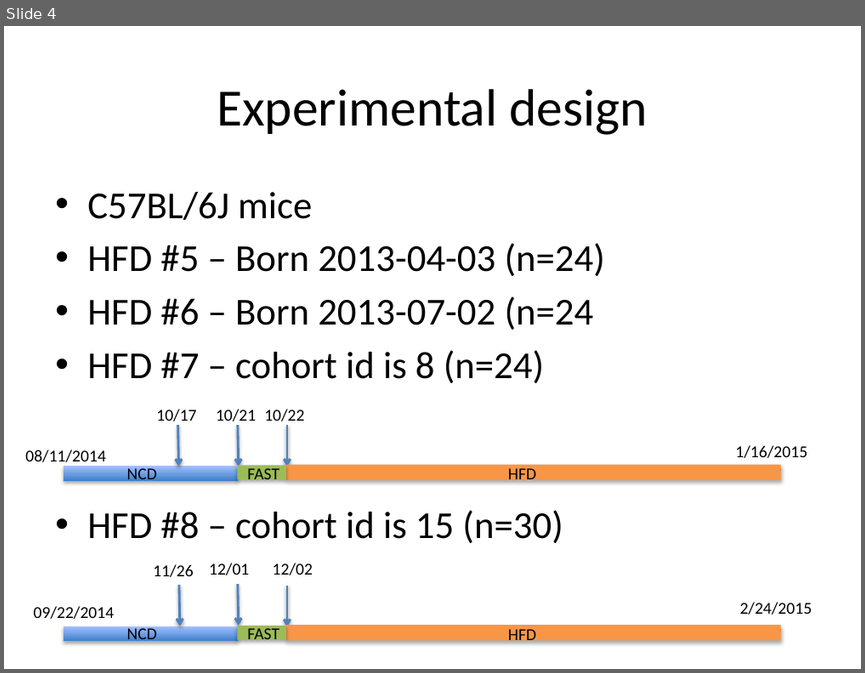
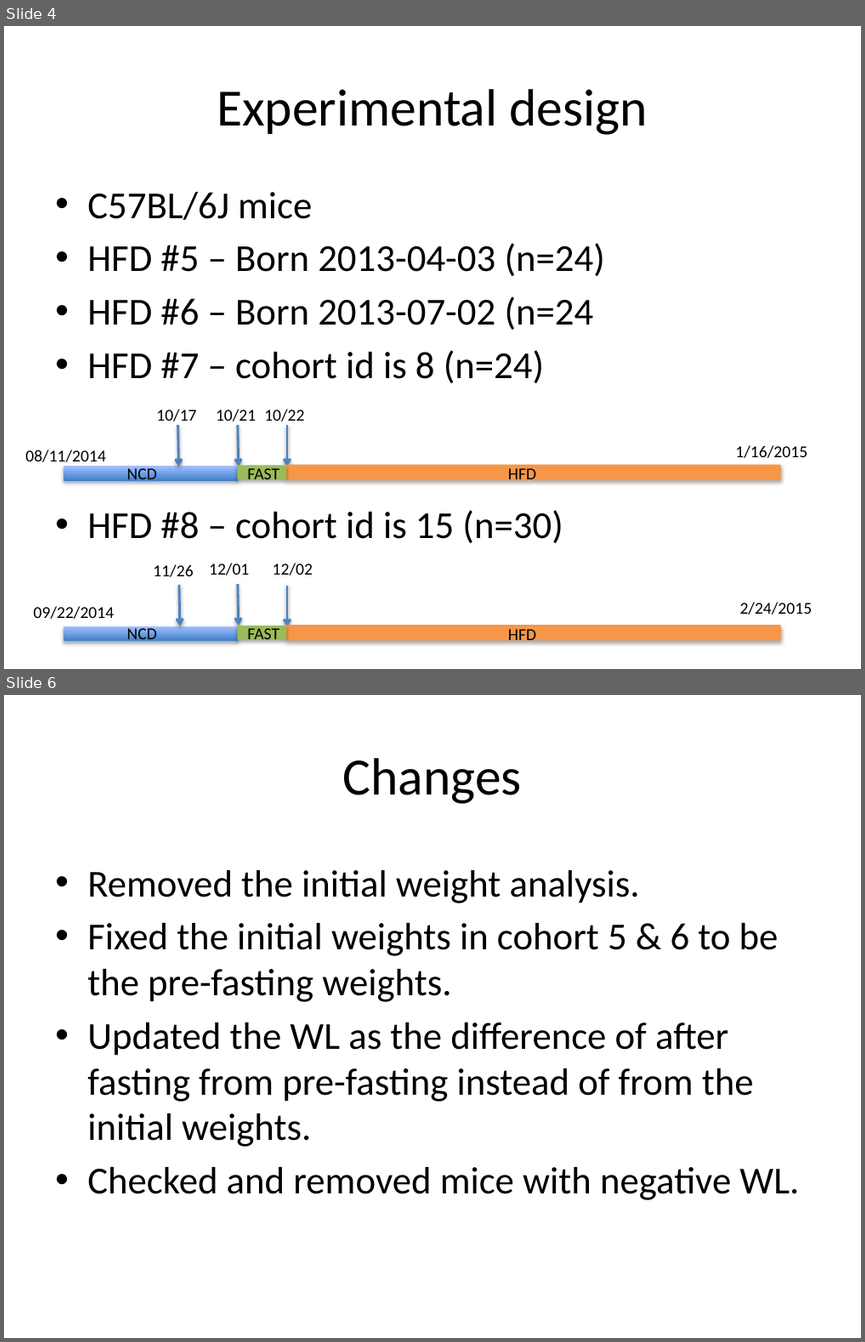
Before and after one commit to BridgesLab/PredictorsDietInducedObesity, a slide deck: ResultsSlides.pptx. Shown one above the other, each under a label of ours: slide 4 before the commit, slides 4 and 6 after it; the slides between them are not shown. The pictures are 865x673 and 865x1342 pixels, drawn with LibreOffice and Linux fonts; fonts in the diff are those of the drawing. Boxes give left, top, right and bottom in pixels: in the first picture for what was removed or moved away, otherwise in the second. Text is boxed around its words. In the diff, an @@ line names an element or a change of style, - is before the commit and + after.

Commit message:
Updated with clams analysis and no initial weight analysis

```diff
--- a/ResultsSlides.pptx
+++ b/ResultsSlides.pptx
@@ slide 6 added at (4, 695, 861, 1338), background #FFFFFF @@
@@ title added at (343, 758, 522, 804), 44 pt, text #000000 @@
+Changes
@@ text added at (87, 870, 799, 1200), 32 pt, text #000000 @@
+• Removed the initial weight analysis.
+• Fixed the initial weights in cohort 5 & 6 to be the pre-fasting weights.
+• Updated the WL as the difference of after fasting from pre-fasting instead of from the initial weights.
+• Checked and removed mice with negative WL.
```
Also in this commit, not shown: 8 slides changed, 12 other slides added, 5 slides removed.
